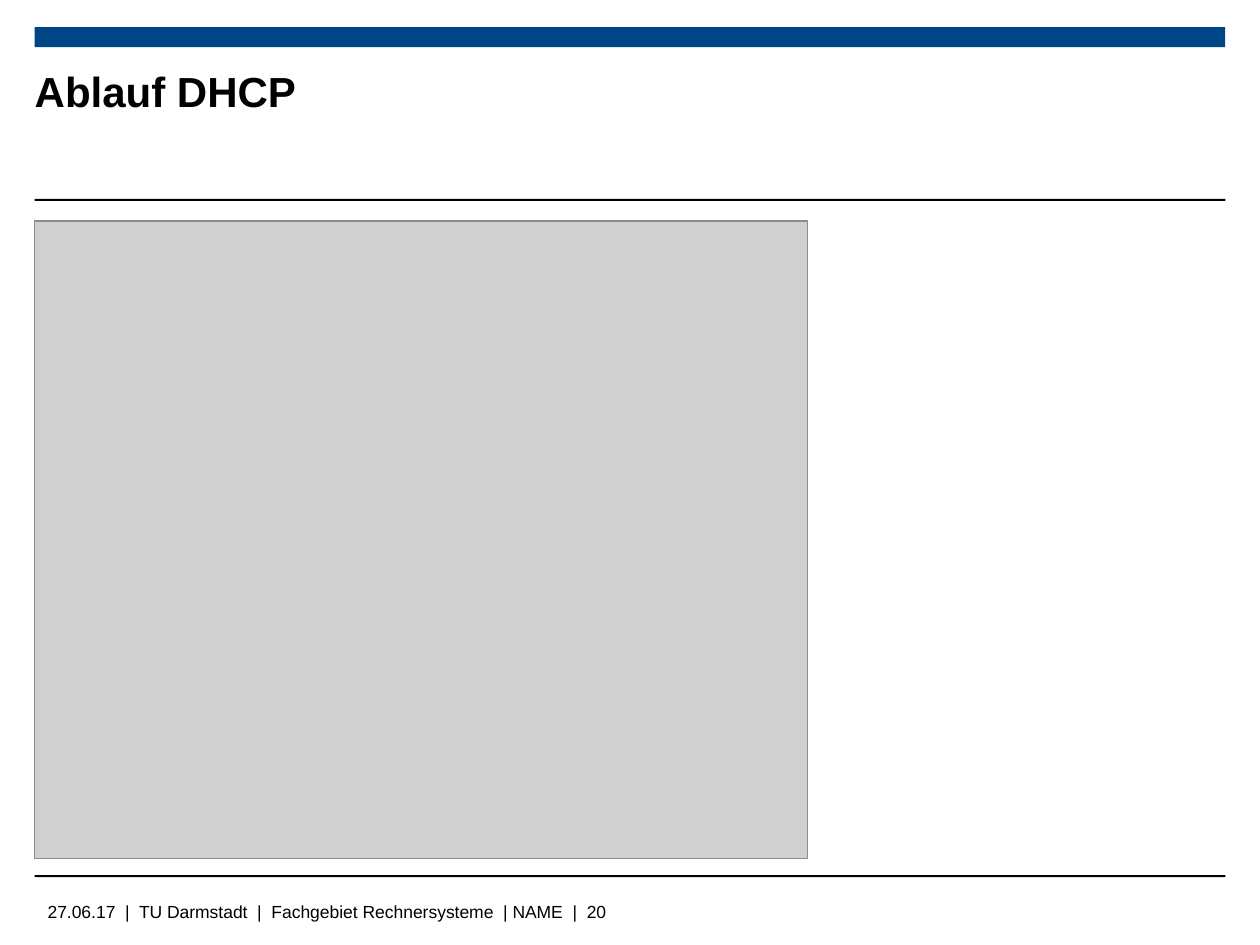
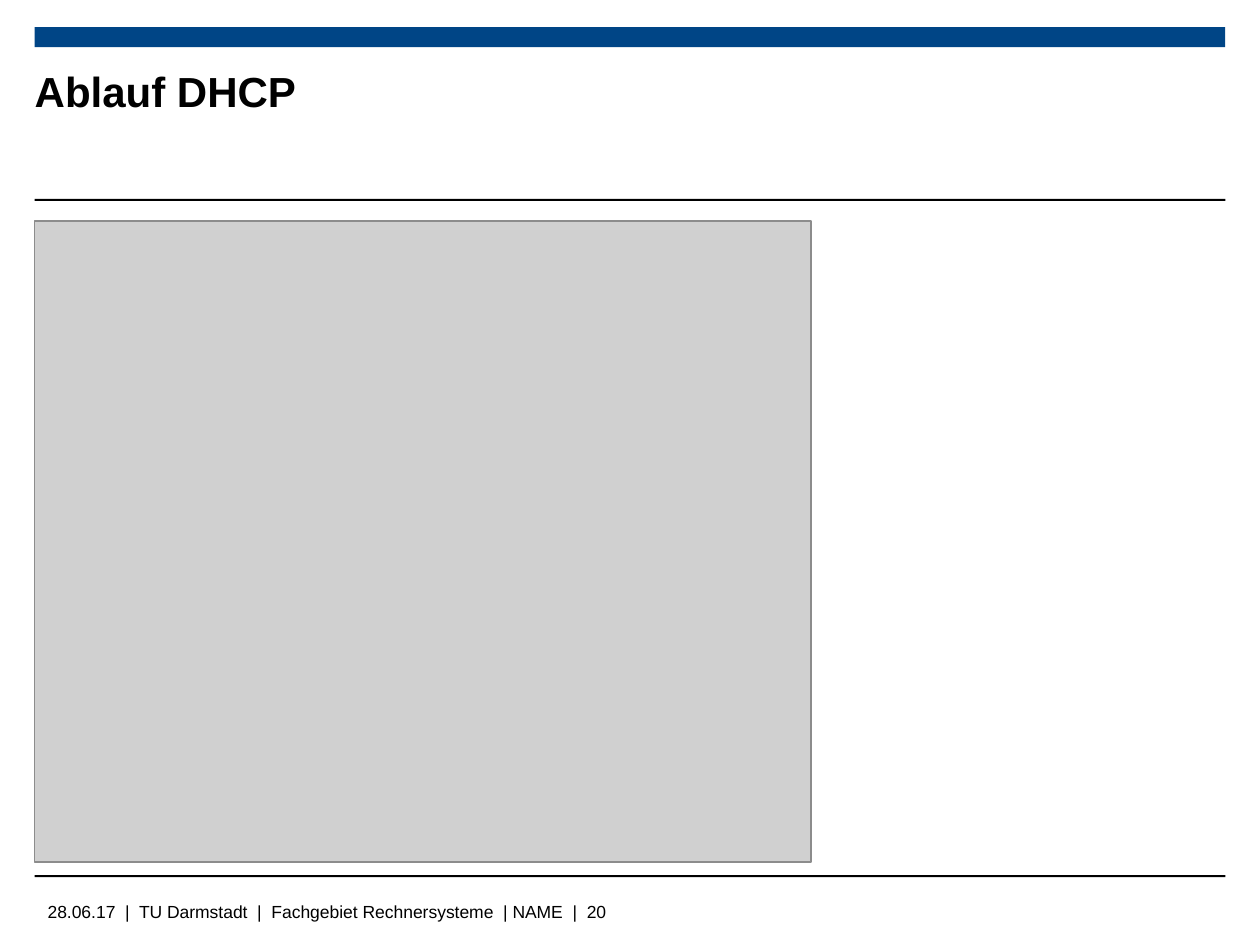
Before and after one commit to Wiero/Bachelorarbeit, a slide deck: slide 20 of Bachelorpräsenation.odp. Drawn at 1260x945 pixels with LibreOffice and Linux fonts; fonts in the diff are those of the drawing; grey boxes stand for pictures; background and template pictures are left out. Boxes give left, top, right and bottom in pixels: in the first picture for what was removed or moved away, otherwise in the second. Text is boxed around its words. In the diff, an @@ line names an element or a change of style, - is before the commit and + after.

```diff
--- a/Bachelorpräsenation.odp
+++ b/Bachelorpräsenation.odp
@@ picture: place and size @@
-picture at <box>34,220,806,858</box>
+picture at <box>34,220,810,862</box>
@@ text at <box>48,905,606,922</box>: text changed @@
-27.06.17 | TU Darmstadt | Fachgebiet Rechnersysteme | NAME | 20
+28.06.17 | TU Darmstadt | Fachgebiet Rechnersysteme | NAME | 20
```
Also in this commit, not shown: 6 other slides changed, 3 slides added, 5 other files.
